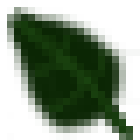
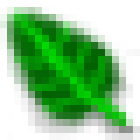
The second w=140, h=140 image is a revision of the first. Changes to its layers:
painted on "Background" over [0, 7, 140, 140]
added layer "Shadow" over [7, 49, 140, 140]
